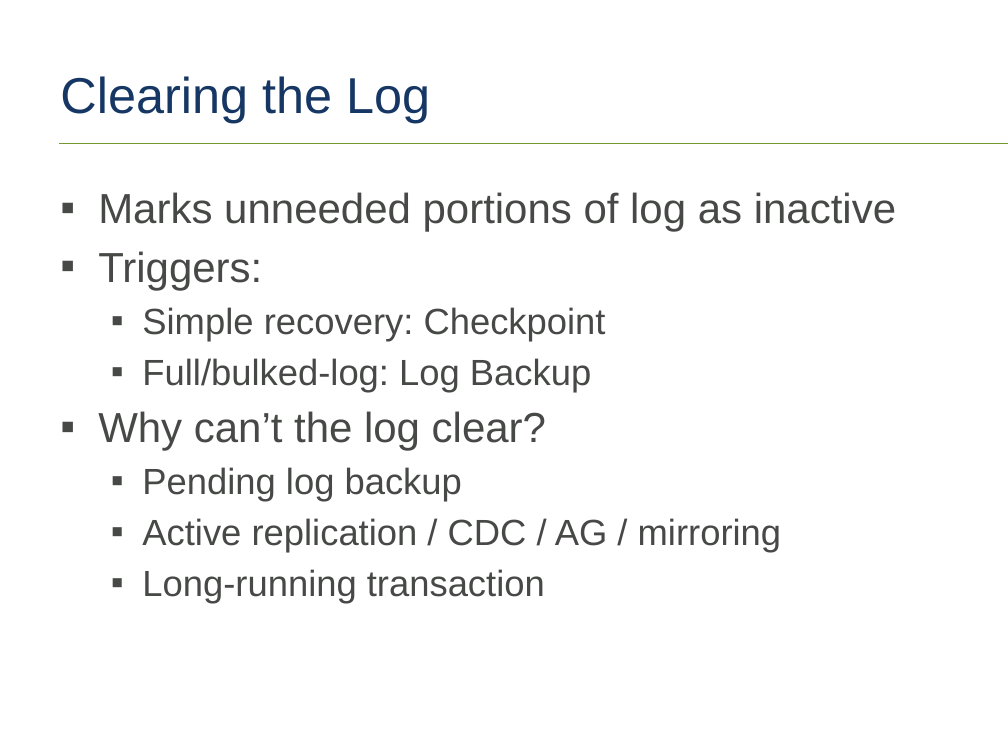
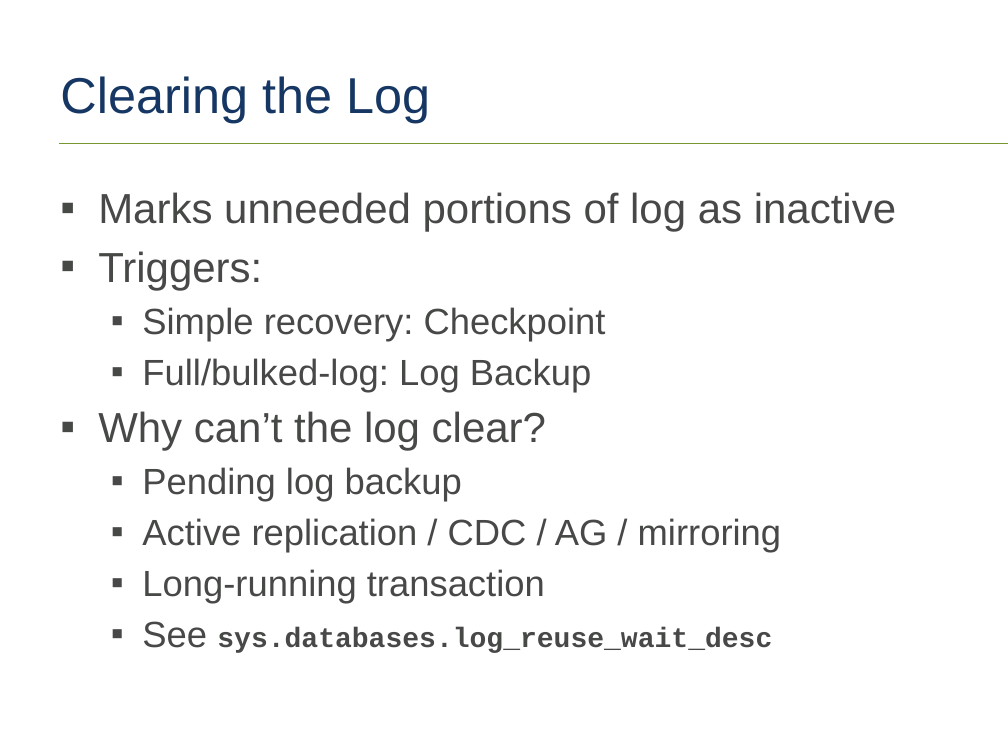
Before and after one commit to tf3604/LogFilePresentation, a slide deck: slide 29 of TransactionLog.pptx. Drawn at 1008x756 pixels with LibreOffice and Linux fonts; fonts in the diff are those of the drawing; background and template pictures are left out. Boxes give left, top, right and bottom in pixels: in the first picture for what was removed or moved away, otherwise in the second. Text is boxed around its words. In the diff, an @@ line names an element or a change of style, - is before the commit and + after.

Commit message:
More on clearing the log.

```diff
--- a/TransactionLog.pptx
+++ b/TransactionLog.pptx
@@ text at [142, 621, 772, 653]: paragraph added @@
+  ▪ See sys.databases.log_reuse_wait_desc
```
